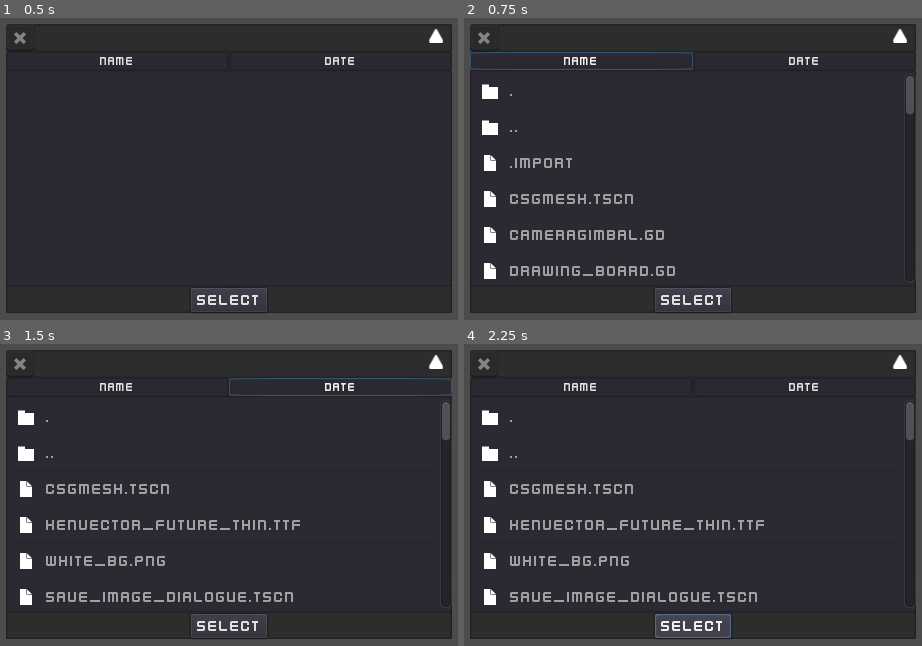
Above: before the commit, frames 1-4 (two rows, left to right).
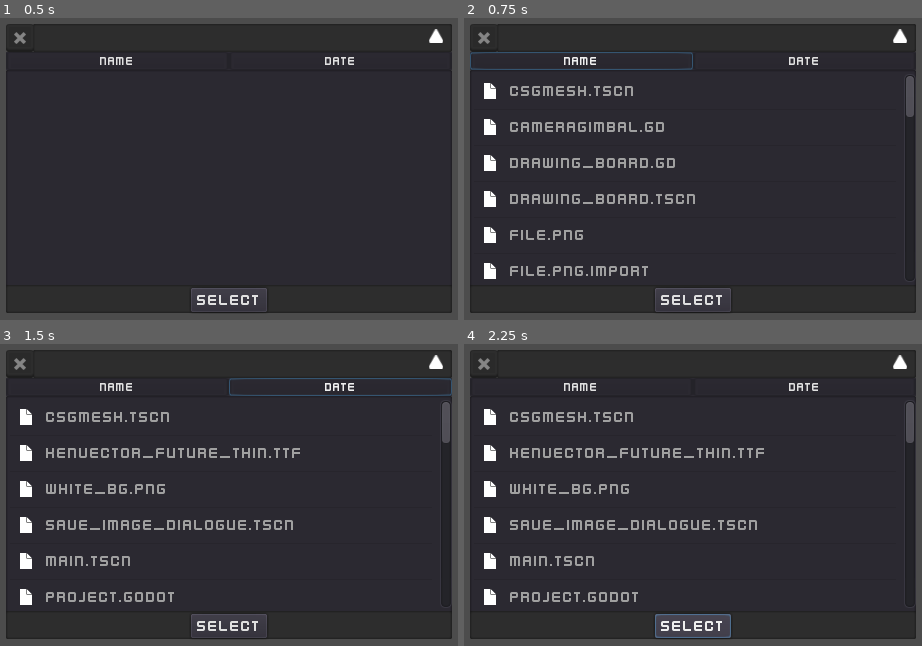
Above: after the commit, the same moments.

Repository: Idristhegr8/Kenshape_copy_test
Game: Godot game, scene res://Select_file_dialogue.tscn
Same seed, same stepped clock (60 frames per second), same inputs: the game is played once before the commit and once after it. This scene is started directly instead of the project's main scene.
Inputs:
- Up to frame 1 (0.5 s): no input
- Up to frame 2 (0.75 s): click "Name" at 0.5 s
- Up to frame 3 (1.5 s): click "Date" at 1.25 s
- Up to frame 4 (2.25 s): click "Select" at 2 s

Frame 1 is identical in both runs. In frame 2, 3.3% of the frame differs, in the area x 3-99%, y 21-86%; in frame 3, 3.6%; in frame 4, 3.6%.
Error before the commit: Trying to assign value of type 'Viewport' to a variable of type 'Control'. (res://Select_file_dialogue.gd:12)
Error after the commit: Trying to assign value of type 'Viewport' to a variable of type 'Control'. (res://Select_file_dialogue.gd:11)

Commit message:
Save and load bug fixes
the save and load system was trash to such an extent it was unusable. It is fixed now! (Hopefully)

Diff:
--- a/Drawing_board.gd
+++ b/Drawing_board.gd
@@ -44,6 +44,10 @@
 			node.global_position = Vector2(pixel.x, pixel.y)
 			node.modulate = pixel.color
 			node.depth = pixel.depth
+# warning-ignore:return_value_discarded
+			connect("depth", node, "depth")
+# warning-ignore:return_value_discarded
+			connect("depth_symmetry", node, "depth_symmetry")
 			$Pixels.add_child(node)
 
 	if Global.drawing_board.x > 10:
--- a/Save_image_dialogue.gd
+++ b/Save_image_dialogue.gd
@@ -2,7 +2,7 @@
 
 var current_sort: String = "Name"
 
-var index_selected: int
+var index_selected: int = -1
 var _files: Array = []
 var path_extension: String = ".pt3d"
 var path: String = OS.get_system_dir(OS.SYSTEM_DIR_DOWNLOADS)
@@ -63,6 +63,7 @@
 	return files
 
 func _on_Cancel_Saving_pressed() -> void:
+	get_parent().get_parent().is_saving = false
 	queue_free()
 	get_tree().paused = false
 	get_parent().get_parent().get_node("Pixel").show()
@@ -123,6 +124,7 @@
 
 		queue_free()
 		get_tree().paused = false
+		get_parent().get_parent().is_saving = false
 		get_parent().get_parent().get_node("Pixel").show()
 	else:
 		$File_exists_popup.show()
@@ -167,6 +169,7 @@
 
 	queue_free()
 	get_tree().paused = false
+	get_parent().get_parent().is_saving = false
 	get_parent().get_parent().get_node("Pixel").show()
 
 func _on_FilesAndFolders_item_activated(index: int) -> void:
@@ -186,6 +189,7 @@
 				$FilesAndFolders.set_item_icon(files.find(file), load("res://File.png"))
 
 func _on_FilesAndFolders_item_selected(index: int) -> void:
+
 	var dir: Directory = Directory.new()
 	if index_selected != index:
 		index_selected = index
@@ -193,14 +197,32 @@
 		var files: Array = []
 		path = path + "/" + _files[index]
 		files = get_files(path)
-#		files.sort()
-
-		for file in files:
-			$FilesAndFolders.add_item(file)
-			if dir.dir_exists(path + "/" + file):
-				$FilesAndFolders.set_item_icon(files.find(file), load("res://Folder.png"))
-			else:
-				$FilesAndFolders.set_item_icon(files.find(file), load("res://File.png"))
+
+		for file in files:
+			$FilesAndFolders.add_item(file)
+			if dir.dir_exists(path + "/" + file):
+				$FilesAndFolders.set_item_icon(files.find(file), load("res://Folder.png"))
+			else:
+				$FilesAndFolders.set_item_icon(files.find(file), load("res://File.png"))
+
+#func _on_FilesAndFolders_item_selected(index: int) -> void:
+#
+#	var dir: Directory = Directory.new()
+#	if index_selected != index:
+#		index_selected = index
+#		path = path + "/" + _files[index]
+#	elif dir.dir_exists(OS.get_system_dir(OS.SYSTEM_DIR_DOWNLOADS) + "/" + _files[index]):
+#		index_selected = -1
+#		var files: Array = []
+#		files = get_files(path)
+##		files.sort()
+#
+#		for file in files:
+#			$FilesAndFolders.add_item(file)
+#			if dir.dir_exists(path + "/" + file):
+#				$FilesAndFolders.set_item_icon(files.find(file), load("res://Folder.png"))
+#			else:
+#				$FilesAndFolders.set_item_icon(files.find(file), load("res://File.png"))
 
 func _on_Up_pressed() -> void:
 	change_file()
--- a/Select_file_dialogue.gd
+++ b/Select_file_dialogue.gd
@@ -2,9 +2,8 @@
 
 var current_sort: String = "Name"
 
-var file_path: String
 var _files: Array = []
-var index_selected: int
+var index_selected: int = -1
 var path: String = OS.get_system_dir(OS.SYSTEM_DIR_DOWNLOADS)
 var parent: Control
 
@@ -38,7 +37,7 @@
 		var file = dir.get_next()
 		if file == "":
 			break
-		else: #elif file.begins_with(".") or file.ends_with(".jpg") or file.ends_with(".png"):
+		elif not file.begins_with("."):
 			files.append(file)
 	dir.list_dir_end()
 	_files = files
@@ -49,6 +48,22 @@
 		files.sort_custom(self, "date_sort")
 	return files
 
+#func _on_FilesAndFolders_item_activated(index: int) -> void:
+#	var dir: Directory = Directory.new()
+#
+#	if dir.dir_exists(OS.get_system_dir(OS.SYSTEM_DIR_DOWNLOADS) + "/" + _files[index]):
+#		var files: Array = []
+#		path = path + "/" + _files[index]
+#		files = get_files(path)
+##		files.sort()
+#
+#		for file in files:
+#			$FilesAndFolders.add_item(file)
+#			if dir.dir_exists(path + "/" + file):
+#				$FilesAndFolders.set_item_icon(files.find(file), load("res://Folder.png"))
+#			else:
+#				$FilesAndFolders.set_item_icon(files.find(file), load("res://File.png"))
+
 func _on_FilesAndFolders_item_activated(index: int) -> void:
 	var dir: Directory = Directory.new()
 
@@ -56,18 +71,11 @@
 		var files: Array = []
 		path = path + "/" + _files[index]
 		files = get_files(path)
-#		files.sort()
-
+		files.sort()
 		for file in files:
 			$FilesAndFolders.add_item(file)
-			if dir.dir_exists(path + "/" + file):
-				$FilesAndFolders.set_item_icon(files.find(file), load("res://Folder.png"))
-			else:
-				$FilesAndFolders.set_item_icon(files.find(file), load("res://File.png"))
 
 func _on_FilesAndFolders_item_selected(index: int) -> void:
-	file_path = path + "/" + _files[index]
-	$Path.text = file_path
 
 	var dir: Directory = Directory.new()
 	if index_selected != index:
@@ -76,7 +84,6 @@
 		var files: Array = []
 		path = path + "/" + _files[index]
 		files = get_files(path)
-#		files.sort()
 
 		for file in files:
 			$FilesAndFolders.add_item(file)
@@ -110,7 +117,9 @@
 				$FilesAndFolders.set_item_icon(files.find(file), load("res://File.png"))
 
 func _on_Select_pressed() -> void:
-	parent.Load(file_path)
+	path = path + "/" + _files[index_selected]
+	print(path)
+	parent.Load(path)
 	queue_free()
 	get_tree().paused = false
 	get_parent().get_parent().get_node("Pixel").show()
